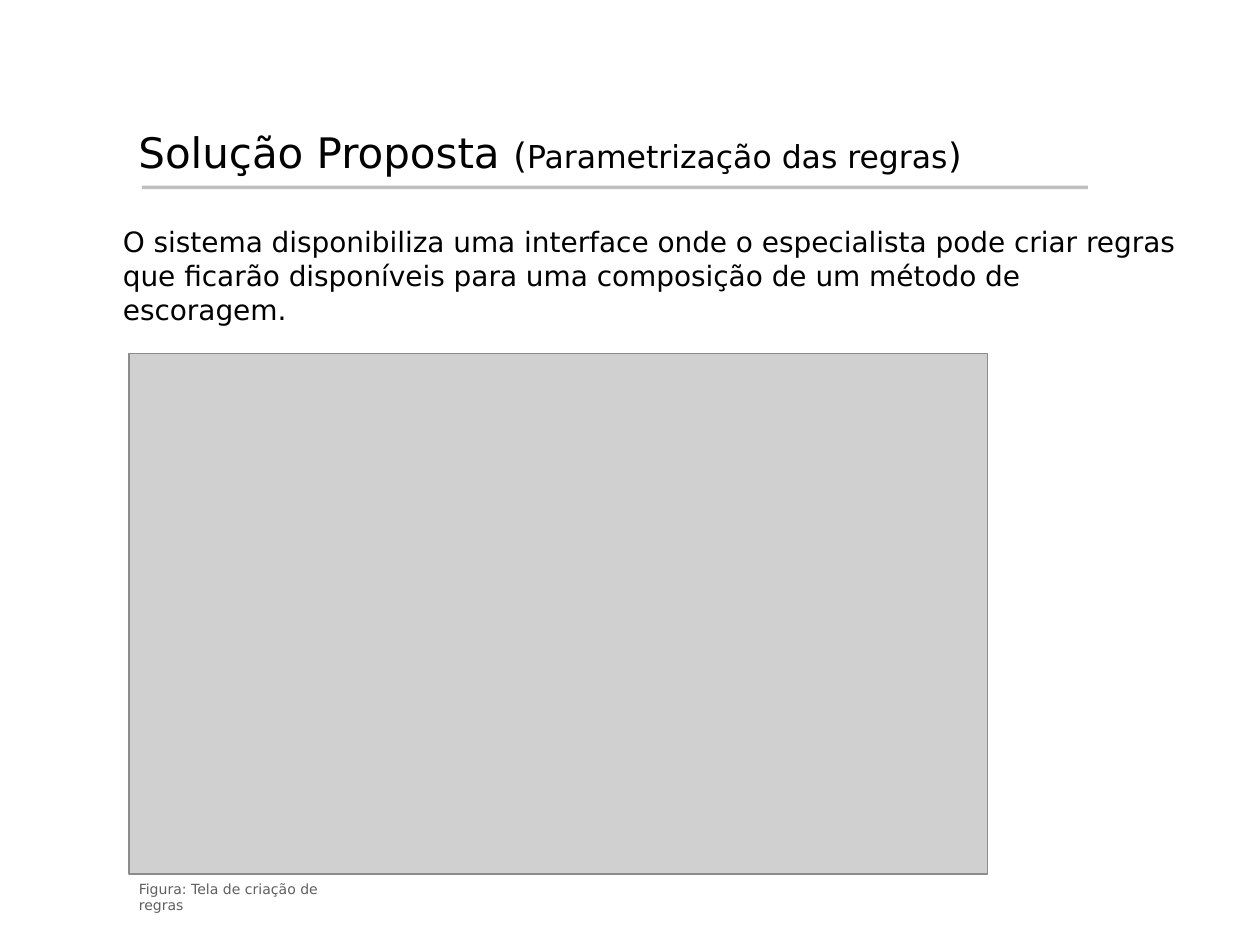
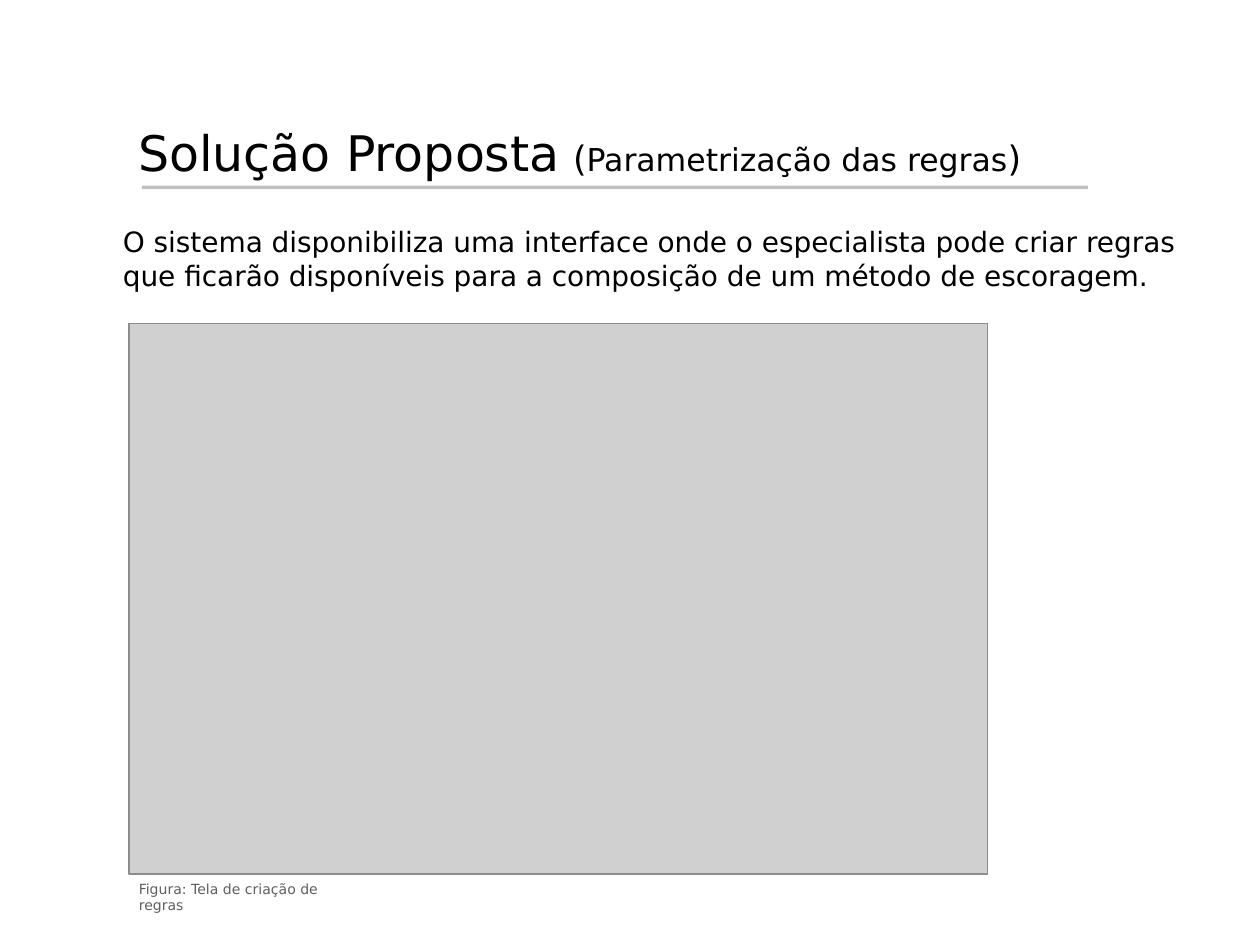
Before and after one commit to rcabral/creditanalyst, a slide deck: slide 11 of Apresentacao_Hermes/Apresentacao_Hermes.ppt. Drawn at 1260x945 pixels with LibreOffice and Linux fonts; fonts in the diff are those of the drawing; grey boxes stand for pictures; background and template pictures are left out. Boxes give left, top, right and bottom in pixels: in the first picture for what was removed or moved away, otherwise in the second. Text is boxed around its words. In the diff, an @@ line names an element or a change of style, - is before the commit and + after.

Commit message:
Inclusão e acertos da apresentação Hermes para a banca. (Alterações feitas em conjunto com o Raphael em minha casa no domingo). Fiz os ajustes finais da apresentação.

```diff
--- a/Apresentacao_Hermes/Apresentacao_Hermes.ppt
+++ b/Apresentacao_Hermes/Apresentacao_Hermes.ppt
@@ title "Solução Proposta (Parametrização das regras)" at (x1=138, y1=133, x2=1007, y2=182): size 24 to 28 pt in "Solução Proposta" @@
@@ text at (x1=123, y1=230, x2=1175, y2=292): text changed @@
-O sistema disponibiliza uma interface onde o especialista pode criar regras que ficarão disponíveis para uma composição de um método de escoragem.
+O sistema disponibiliza uma interface onde o especialista pode criar regras que ficarão disponíveis para a composição de um método de escoragem.
@@ picture resized from (x1=129, y1=354, x2=987, y2=874) to (x1=129, y1=324, x2=987, y2=874) @@
```
Also in this commit, not shown: 18 other slides changed.
